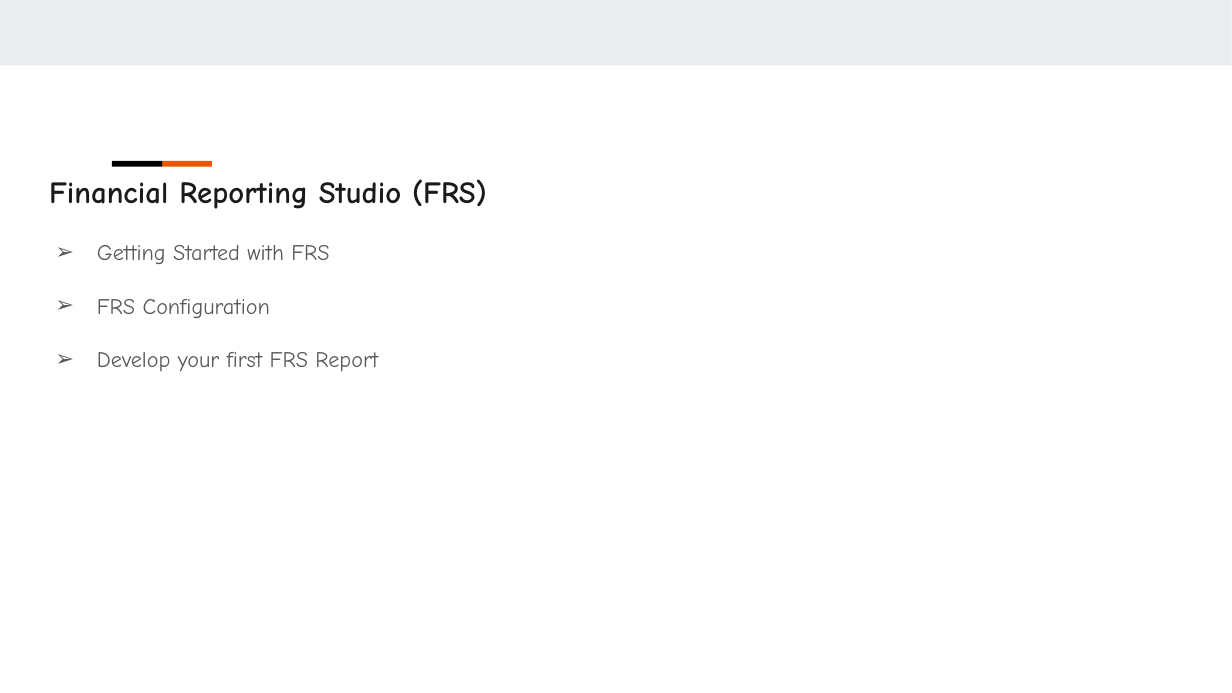
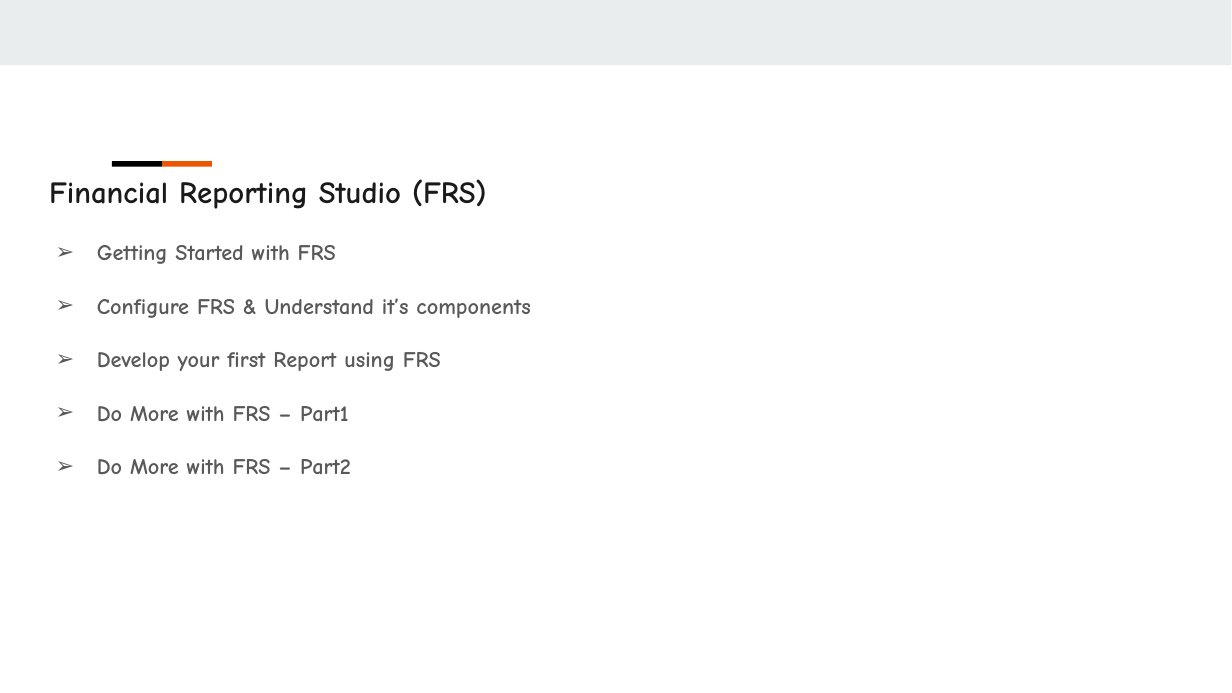
Before and after one commit to sharpenskill/fusionreports, a slide deck: slide 9 of 01.Introduction/1.Oracle Fusion Technical - BI,OTBI,BICC,FRS,SmartView & More - Course Preview/Oracle Fusion Technical - BI,OTBI,BICC,FRS,SmartView & More.pptx. Drawn at 1232x693 pixels with LibreOffice and Linux fonts; fonts in the diff are those of the drawing. Boxes give left, top, right and bottom in pixels: in the first picture for what was removed or moved away, otherwise in the second. Text is boxed around its words. In the diff, an @@ line names an element or a change of style, - is before the commit and + after.

Commit message:
2nd Commit

```diff
--- a/01.Introduction/1.Oracle Fusion Technical - BI,OTBI,BICC,FRS,SmartView & More - Course Preview/Oracle Fusion Technical - BI,OTBI,BICC,FRS,SmartView & More.pptx
+++ b/01.Introduction/1.Oracle Fusion Technical - BI,OTBI,BICC,FRS,SmartView & More - Course Preview/Oracle Fusion Technical - BI,OTBI,BICC,FRS,SmartView & More.pptx
@@ text at [97, 245, 336, 264]: bold on in "Getting Started with FRS" @@
@@ text at [97, 298, 530, 474]: text changed; bold on @@
-➢ FRS Configuration
-➢ Develop your first FRS Report
+➢ Configure FRS & Understand it’s components
+➢ Develop your first Report using FRS
+➢ Do More with FRS – Part1
+➢ Do More with FRS – Part2
```
Also in this commit, not shown: 8 other slides changed, 1 slide added, 1 slide removed.
